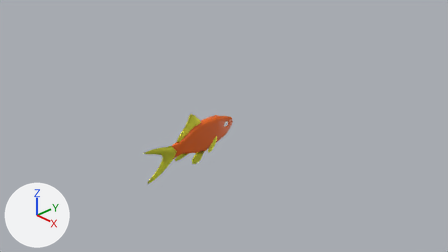
Two versions of the Blender file P1-Project/Assets/Prefabs/Goldfish.blend, one commit apart.
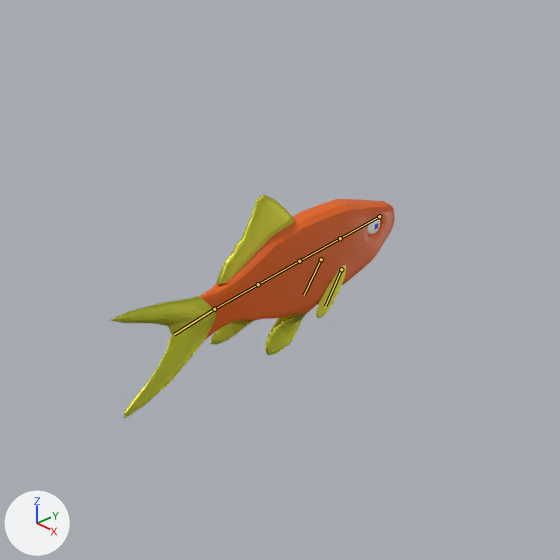
Each version appears first from the file's camera 'Camera', and next in a close-up on the part from 24% to 63% of the width and 21% to 91% of the height. The axes (+X, +Y, +Z) are drawn at lower left. The lights are the same throughout. The bones that bend it are drawn over the model as lines in the close-ups.
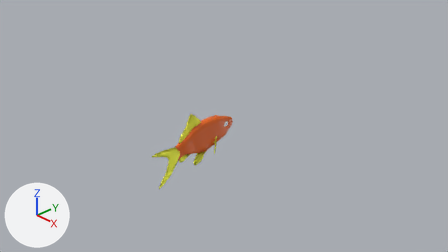
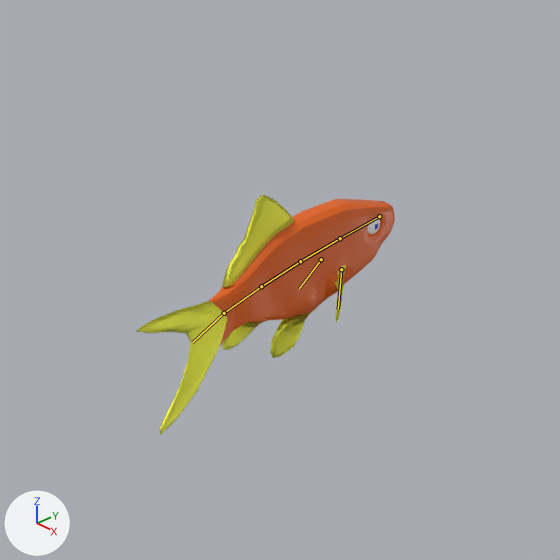
The newer file adds an action. The first version stands in its rest pose; the second is drawn at frame 10 of the action 'Swim.001a'.

Scene script edits in JSON lines:
```json
{"block": "bone_upper_back", "where": "bone_upper_back = bpy.data.objects['Armature'].pose.bones['Upper_Back']  # child of 'Head'"}
{"op": "set", "path": "bone_upper_back.rotation_quaternion", "old": "(1.0, 0.0, 0.0, 0.0)", "new": "(1.0, 0.0, 0.007, -0.013)", "note": "degrees (0, 0, 0) -> degrees (0, 1, -1)"}
{"block": "bone_lower_back", "where": "bone_lower_back = bpy.data.objects['Armature'].pose.bones['Lower_Back']  # child of 'Upper_Back'"}
{"op": "set", "path": "bone_lower_back.rotation_quaternion", "old": "(1.0, 0.0, 0.0, 0.0)", "new": "(1.0, 0.0, 0.011, -0.02)", "note": "degrees (0, 0, 0) -> degrees (0, 1, -2)"}
{"block": "bone_start_tail", "where": "bone_start_tail = bpy.data.objects['Armature'].pose.bones['Start_Tail']  # child of 'Lower_Back'"}
{"op": "set", "path": "bone_start_tail.rotation_quaternion", "old": "(1.0, 0.0, 0.0, 0.0)", "new": "(0.999, 0.0, 0.02, -0.038)", "note": "degrees (0, 0, 0) -> degrees (0, 2, -4)"}
{"block": "bone_tail", "where": "bone_tail = bpy.data.objects['Armature'].pose.bones['Tail']  # child of 'Start_Tail'"}
{"op": "set", "path": "bone_tail.rotation_quaternion", "old": "(1.0, 0.0, 0.0, 0.0)", "new": "(0.998, 0.001, 0.023, -0.051)", "note": "degrees (0, 0, 0) -> degrees (0, 3, -6)"}
{"block": "bone_fin_r", "where": "bone_fin_r = bpy.data.objects['Armature'].pose.bones['Fin_R']  # child of 'Head'"}
{"op": "set", "path": "bone_fin_r.rotation_quaternion", "old": "(1.0, 0.0, 0.0, 0.0)", "new": "(0.969, -0.007, -0.259, -0.179)", "note": "degrees (0, 0, 0) -> degrees (5, -29, -22)"}
{"block": "bone_fin_l", "where": "bone_fin_l = bpy.data.objects['Armature'].pose.bones['Fin_L']  # child of 'Head'"}
{"op": "set", "path": "bone_fin_l.rotation_quaternion", "old": "(1.0, 0.0, 0.0, 0.0)", "new": "(0.949, 0.007, 0.259, 0.179)", "note": "degrees (0, 0, 0) -> degrees (7, 29, 23)"}
```

Location of each change, [x1, y1, x2, y2] in pixels of the close-ups (560 x 560 px):
```json
{"object": "Sphere", "change": "posed", "before": [111, 194, 395, 418], "after": [136, 194, 395, 435], "on screen": "9% narrower, 8% taller"}
{"bone": "Upper_Back", "before": "(340, 238) to (299, 261)", "after": "(340, 238) to (300, 261)"}
{"bone": "Lower_Back", "before": "(299, 261) to (258, 284)", "after": "(300, 261) to (261, 286)"}
{"bone": "Start_Tail", "before": "(258, 284) to (214, 309)", "after": "(261, 286) to (224, 313)"}
{"bone": "Tail", "before": "(214, 309) to (174, 334)", "after": "(224, 313) to (192, 342)"}
{"bone": "Fin_R", "before": "(341, 269) to (325, 306)", "after": "(341, 269) to (338, 309)"}
{"bone": "Fin_L", "before": "(321, 259) to (304, 295)", "after": "(321, 259) to (299, 289)"}
```
